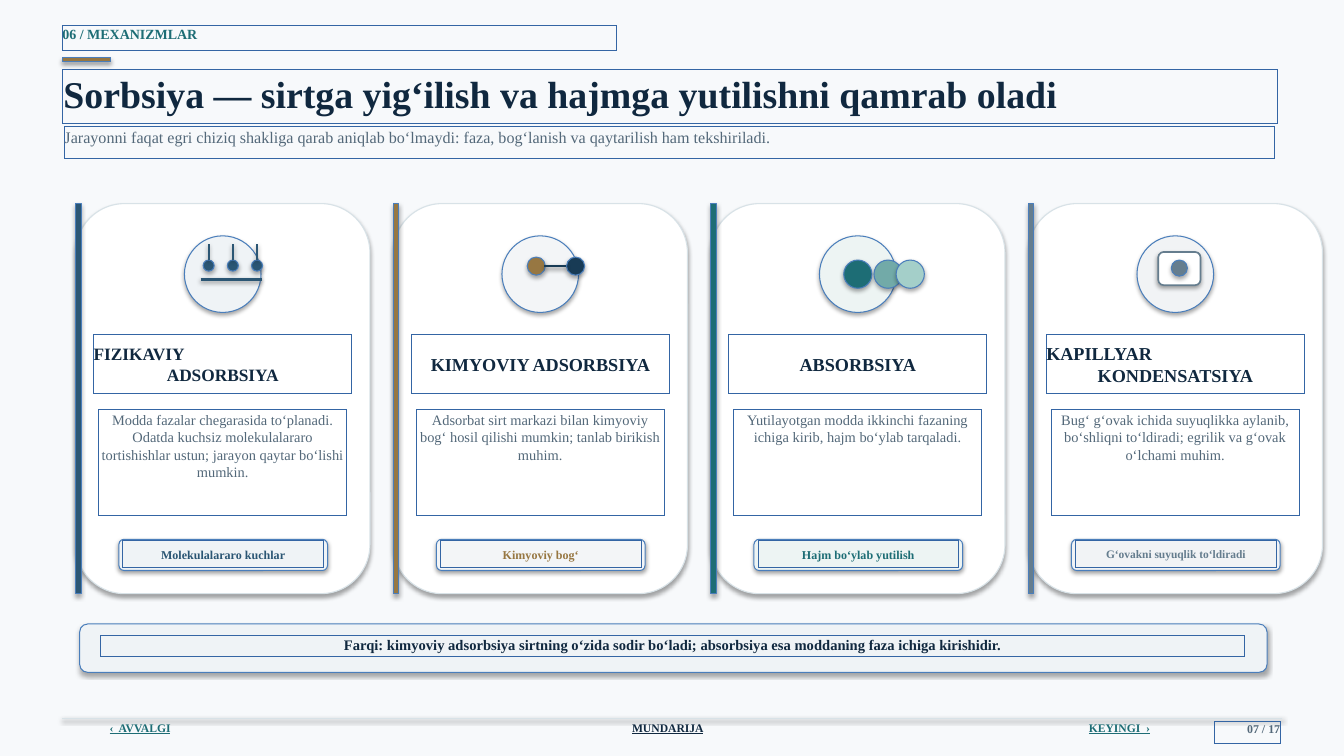
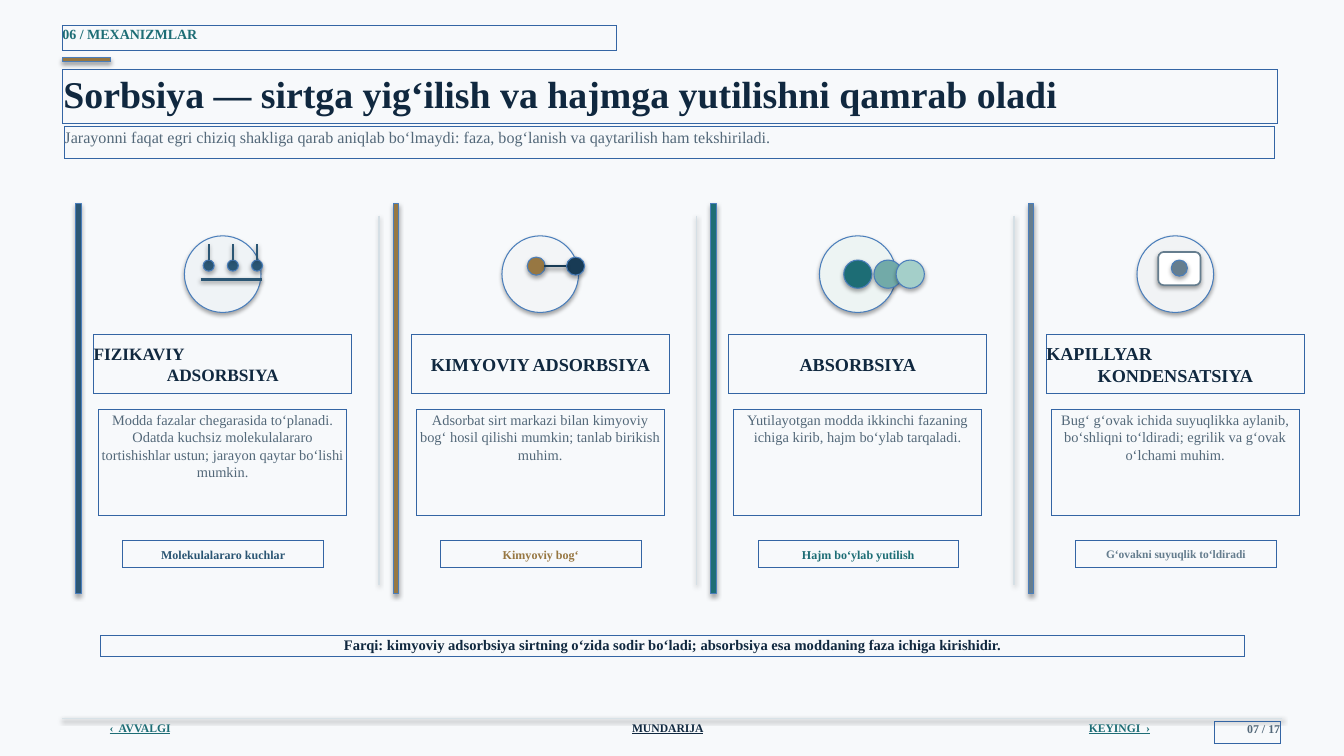
Before and after one commit to jabborovd18-collab/taqdimot-fayllari, a slide deck: slide 7 of sirt_hodisalari_adsorbsiya_ilmi.pptx. Drawn at 1344x756 pixels with LibreOffice and Linux fonts; fonts in the diff are those of the drawing; background and template pictures are left out. Boxes give left, top, right and bottom in pixels: in the first picture for what was removed or moved away, otherwise in the second. Text is boxed around its words. In the diff, an @@ line names an element or a change of style, - is before the commit and + after.

```diff
--- a/sirt_hodisalari_adsorbsiya_ilmi.pptx
+++ b/sirt_hodisalari_adsorbsiya_ilmi.pptx
@@ rounded rectangle removed at (76, 204, 370, 594) @@
@@ rounded rectangle removed at (393, 204, 688, 594) @@
@@ rounded rectangle removed at (711, 204, 1005, 594) @@
@@ rounded rectangle removed at (1028, 204, 1323, 594) @@
@@ line added from (379, 216) to (379, 585), #D5DFE5 0.8 pt @@
@@ line added from (697, 216) to (697, 585), #D5DFE5 0.8 pt @@
@@ line added from (1014, 216) to (1014, 585), #D5DFE5 0.8 pt @@
@@ rounded rectangle removed at (119, 539, 328, 571) @@
@@ rounded rectangle removed at (437, 539, 645, 571) @@
@@ rounded rectangle removed at (754, 539, 963, 571) @@
@@ rounded rectangle removed at (1072, 539, 1280, 571) @@
@@ rounded rectangle removed at (80, 624, 1267, 673) @@
```
Also in this commit, not shown: 15 other slides changed.
